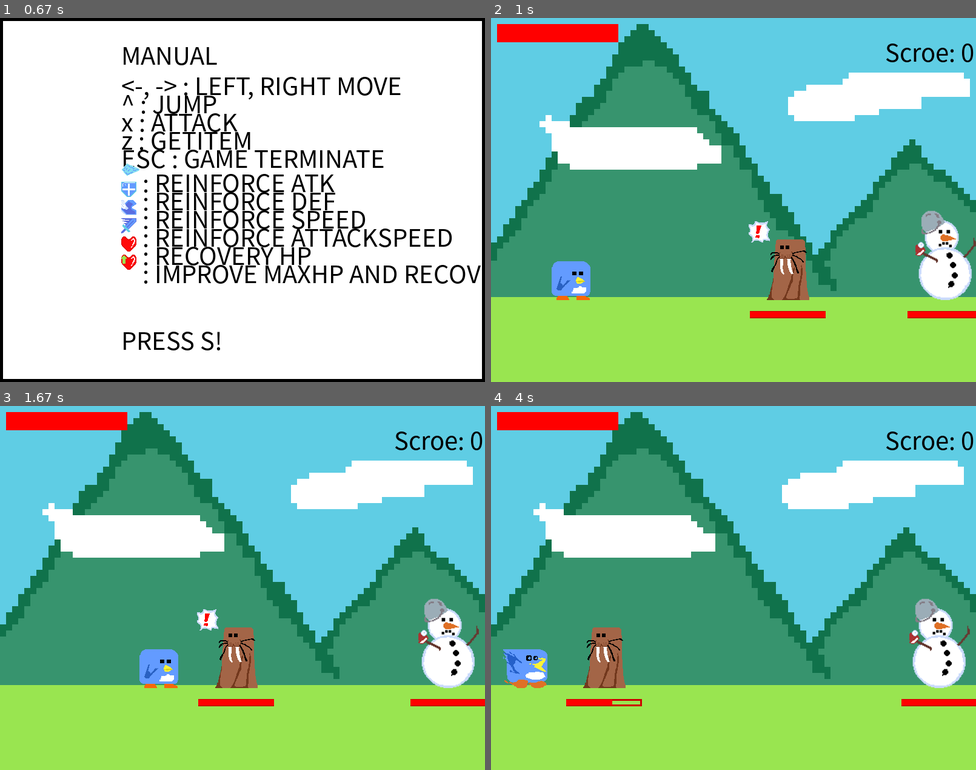
Above: before the commit, frames 1-4 (two rows, left to right).
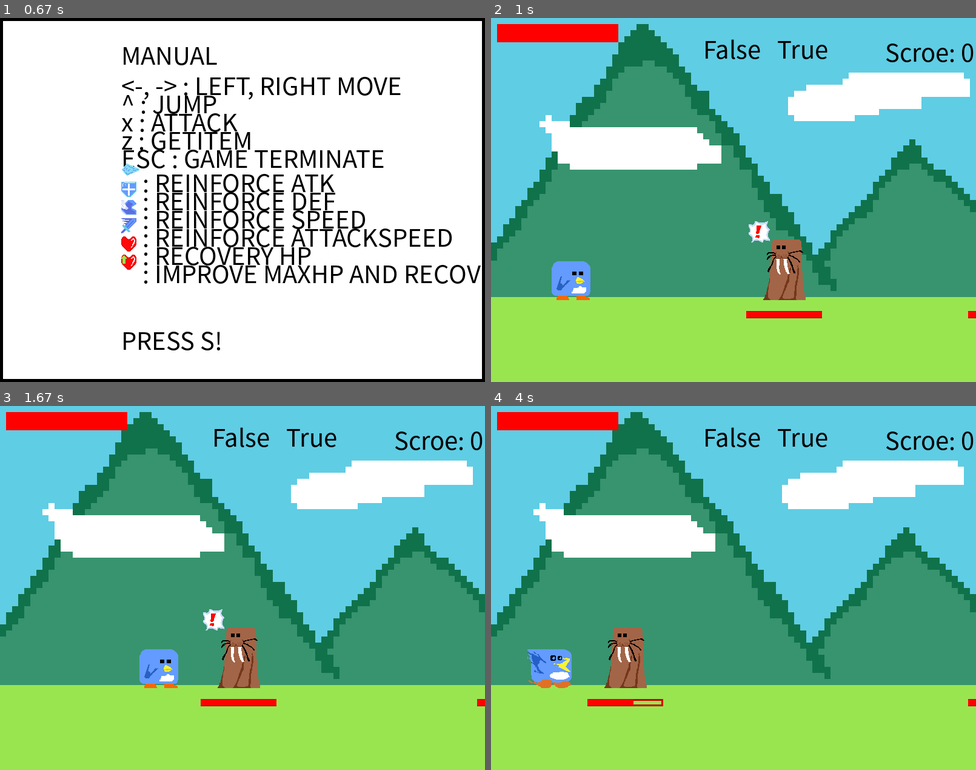
Above: after the commit, the same moments.

Repository: jeojw/pygames
Game: pygame game, started from Adventure/main.py
The game is run twice, just before and just after one commit, with the same random seed, the same clock (stepped at 60 frames per second) and the same inputs.
Inputs:
- Up to frame 1 (0.67 s): tap S at 0.33 s
- Up to frame 2 (1 s): hold S from 0.67 s (still down)
- Up to frame 3 (1.67 s): release S at 1.13 s; hold Right 1.17-1.63 s
- Up to frame 4 (4 s): hold Right 1.67-1.97 s; tap X at 1.73, 2.07, 2.37, 2.57, 2.87, 3.13, 3.43, 3.57, 3.97 s; hold Right 2-2.47 s; hold Left 2.5-3.03 s; hold Left 3.07-3.47 s; hold Left 3.5-3.87 s; hold Right from 3.9 s (still down)

Frame 1 is identical in both runs. In frame 2, 3.3% of the frame differs, in the area x 44-100%, y 5-83%; in frame 3, 3.4%; in frame 4, 5.6%, in the area x 2-99%, y 5-83%.

Commit message:
업데이트 내역 1. 투사체가 중복발사되는 현상은 투사체 리스트를 snowman 내에 편입시킴므로써 해결됨.

Diff:
--- a/Adventure/EnemyObject.py
+++ b/Adventure/EnemyObject.py
@@ -176,13 +176,13 @@
             elif (self.direction == 'right'):
                 self.x_pos += self.SPEED
 
-        if (Stage.XCameraMoveable and (Stage.isXCameraMove or Stage.forceXMove)):
-            if (PlayerDirection == 'left'):
+        if (Stage.XCameraMoveable and Stage.isXCameraMove):
+            if (PlayerDirection == 'left' and Stage.GetPlayer().GetCondition('walk')): ## 차후 수정해야 할 부분
                 self.x_pos += PlayerSpeed
-            elif (PlayerDirection == 'right'):
+            if (PlayerDirection == 'right' or Stage.forceXMove):
                 self.x_pos -= PlayerSpeed
 
-        elif (not Stage.isXCameraMove and (self.x_pos <= self.system.GetXSize() and self.x_pos >= 0)):
+        if (not Stage.isXCameraMove and (self.hitbox.right <= self.system.GetXSize() and self.x_pos >= 0)):
             if (self.hitbox.left <= 0):
                 self.x_pos = 0 #좌표 보정인데.... 오류라서
             if (self.hitbox.right >= self.system.GetXSize()):
@@ -229,7 +229,7 @@
 
         self.cursprite = self.spritelist[self.cur][self.index]
         if (self.direction == 'left'):
-            self.hitbox = self.cursprite.get_rect(bottomright=(self.x_pos + 70, self.y_pos)) #방향전환시 좌표오류를 잡아줌
+            self.hitbox = self.cursprite.get_rect(bottomright=(self.x_pos + self.spritelist[0][0].get_width(), self.y_pos)) #방향전환시 좌표오류를 잡아줌
         else:
             self.hitbox = self.cursprite.get_rect(bottomleft=(self.x_pos, self.y_pos))
 
--- a/Adventure/GameStage.py
+++ b/Adventure/GameStage.py
@@ -82,6 +82,9 @@
                             'PolarBear': [4500, 4500, 180, 60, 3]}
 
     def GetMapSize(self, Type):
+        '''
+        맵 사이즈를 반환해주는 메서드
+        '''
         try:
             if (Type == 'x'):
                 return self.map_x_size
@@ -93,6 +96,9 @@
             print(Type, 'is not size attribute!!!')
 
     def GetMapLimit(self, Type):
+        '''
+        보정 좌표를 반환해주는 메서드
+        '''
         try:
             if (Type == 'left'):
                 return self.MAP_LIMIT_LEFT
@@ -113,6 +119,9 @@
         return self.PLAYER
 
     def GetCameraRange(self, pos):
+        '''
+        카메라 구동 범위를 반환해주는 메서드
+        '''
         try:
             if (pos == 'x'):
                 return self.CAMERAXMARGIN
@@ -136,6 +145,20 @@
                 raise ValueError
         except ValueError:
             print(pos, 'is not Pos!!!')
+
+    def GetStageCondition(self, condition):
+        try:
+            if (condition == 'clear'):
+                return self.ClearStage
+            elif (condition == 'gameover'):
+                return self.GameOver
+            else:
+                raise ValueError
+        except ValueError:
+            print(condition, 'is not Condition variable!!!')
+
+    def GetStageCount(self):
+        return len(self.mapImages)
 
     def GetEnemylist(self):
         return self.Enemylist
@@ -361,9 +384,11 @@
         if (self.CameraPos[0] + self.system.GetXSize() >= self.map_x_size):
             self.CameraPos[0] = self.map_x_size - self.system.GetXSize()
             self.XCameraMoveable = False
+            self.isXCameraMove = False
         elif (PlayerCenterX <= self.CAMERAXMARGIN and self.CameraPos[0] <= 0):
             self.CameraPos[0] = 0
             self.XCameraMoveable = False
+            self.isXCameraMove = False
 
         for enemy in self.Enemylist:
             if (enemy.GetPos('x') <= self.system.GetXSize() - enemy.GetSize('width') and enemy.GetPos('x') >= 0):
@@ -372,14 +397,36 @@
                     self.XCameraMoveable = False
                 elif (all(self.curDeadbool) and (self.CameraPos[0] > 0 and self.CameraPos[0] < self.map_x_size - self.system.GetXSize())):
                     self.XCameraMoveable = True
-                if (PlayerCenterX > self.CAMERAXMARGIN and self.CameraDirection == 'right' and self.XCameraMoveable):
-                    self.forceXMove = True
+                if (self.XCameraMoveable):
+                    if (self.CameraDirection == 'left'):
+                        if (PlayerCenterX - 10 > self.CAMERAXMARGIN):
+                            self.forceXMove = True
+                        else:
+                            self.forceXMove = False
+                    else:
+                        if (PlayerCenterX > self.CAMERAXMARGIN):
+                            self.forceXMove = True
+                        else:
+                            self.forceXMove = False
                 else:
                     self.forceXMove = False
-        if (self.PLAYER.GetCondition('walk')):
-            self.isXCameraMove = True
-        else:
-            self.isXCameraMove = False
+        if (self.XCameraMoveable or self.forceXMove):
+            if (self.CameraDirection == 'left'):
+                if (PlayerCenterX - 10 > self.CAMERAXMARGIN):
+                    self.isXCameraMove = True
+                else:
+                    if (self.PLAYER.GetCondition('walk')):
+                        self.isXCameraMove = True
+                    else:
+                        self.isXCameraMove = False
+            else:
+                if (PlayerCenterX > self.CAMERAXMARGIN):
+                    self.isXCameraMove = True
+                else:
+                    if (self.PLAYER.GetCondition('walk')):
+                        self.isXCameraMove = True
+                    else:
+                        self.isXCameraMove = False
 
         if (not self.XCameraMoveable):
             if (self.CameraPos[0] >= self.map_x_size - self.system.GetXSize()):
@@ -392,7 +439,7 @@
         if (self.PLAYER.GetCondition('onground')):
             self.CameraPos[1] = 0
 
-    def removeProjectile(self):
+    def UpdateProjectile(self):
         '''
         투사체가 맵 밖으로 나갈 때 지우는 메서드
         '''
@@ -402,10 +449,11 @@
             if (projectile.GetPos('x') <= self.MAP_LIMIT_LEFT or projectile.GetPos('x') + projectile.GetSize('width') >= self.MAP_LIMIT_RIGHT):
                 PlayerProjectile.remove(projectile)
 
-        for projectile in self.EnemyProjectileList:
-            if ((projectile.GetPos('x') <= self.MAP_LIMIT_LEFT or projectile.GetPos('x') + projectile.GetSize('width') >= self.MAP_LIMIT_RIGHT) or
-                abs(projectile.GetPos('x') - projectile.GetInitPos('x')) > SNOWBALLRANGE):
-                self.EnemyProjectileList.remove(projectile)
+        for enemy in self.GetEnemylist():
+            for projectile in enemy.GetProjectiles():
+                if ((projectile.GetPos('x') <= self.MAP_LIMIT_LEFT or projectile.GetPos('x') + projectile.GetSize('width') >= self.MAP_LIMIT_RIGHT) or
+                    abs(projectile.GetPos('x') - projectile.GetInitPos('x')) > SNOWBALLRANGE):
+                    enemy.GetProjectiles().remove(projectile)
 
     def UpdateStage(self):
         '''
@@ -413,5 +461,5 @@
         '''
         self.UpdateCamera()
         self.UpdateEnemy()
-        self.removeProjectile()
+        self.UpdateProjectile()
         self.UpdateScore()
--- a/Adventure/LifeObject.py
+++ b/Adventure/LifeObject.py
@@ -279,6 +279,7 @@
         self.isDead = True
         self.KNOCKBACK = 0
         self.isHitbox = False
+        self.attackHitbox = False
         self.isWalk = False
         self.isAttack = False
         self.isGetattack = False
--- a/Adventure/PlayerObject.py
+++ b/Adventure/PlayerObject.py
@@ -35,13 +35,6 @@
 HPRECOVERYICON = pygame.image.load(HPRECOVERY)
 MAXHPUPICON = pygame.image.load(MAXHPUP)
 COINICON = pygame.image.load(COIN)
-
-'''
-기본적인 스텟 함수
-'''
-PlayerStat = [750, 750, 1000, 0, 10]
-
-x_size = 800
 
 class PlayerObject(LifeObject.LifeObject):
     def __init__(self, System, x_pos, y_pos=None):
@@ -63,6 +56,8 @@
         self.itemElapsed = 0 # 아이템 획득 후 경과시간
         self.atkcool = PLAYERATKCOOL
 
+        self.PlayerStat = [750, 750, 1000, 0, 10]
+
         static = [pygame.image.load('Adventure/char_sprite/char_static.png')]
         dead = [pygame.image.load('Adventure/char_sprite/char_dead.png')]
         walk = [pygame.image.load('Adventure/char_sprite/char_walk_' + str(i) + '.png') for i in range(1, 4)]
@@ -80,10 +75,10 @@
         플레이어의 체력을 제외한 모든 스텟 및 시간을 초기화시키는 메서드
         주로 아이템을 중복으로 먹었을 시에 활성화 됨
         '''
-        self.MAXHP = PlayerStat[0]
-        self.ATK = PlayerStat[2]
-        self.DEF = PlayerStat[3]
-        self.SPEED = PlayerStat[4]
+        self.MAXHP = self.PlayerStat[0]
+        self.ATK = self.PlayerStat[2]
+        self.DEF = self.PlayerStat[3]
+        self.SPEED = self.PlayerStat[4]
         self.projectileimage = BASIC
 
         self.duration = DURATION
@@ -231,16 +226,18 @@
         '''
         super().updateCondition()
         for enemy in Stage.GetEnemylist():
-            if (self.isHitbox):
-                if (self.checkcollision(enemy) and enemy.GetCondition('atkhitbox')):
-                    self.getattack(enemy)
-
-        for projectile in Stage.GetEnemyProjectiles():
-            if (len(Stage.GetEnemyProjectiles()) != 0):
+            if (enemy.GetName() == 'Seal'):
                 if (self.isHitbox):
-                    if (self.checkcollision(projectile)):
+                    if (self.checkcollision(enemy) and enemy.GetCondition('atkhitbox')):
                         self.getattack(enemy)
-                        Stage.GetEnemyProjectiles().remove(projectile)
+
+            if (enemy.GetName() == 'SnowMan'):
+                for projectile in enemy.GetProjectiles():
+                    if (len(enemy.GetProjectiles()) != 0):
+                        if (self.isHitbox):
+                            if (self.checkcollision(projectile)):
+                                self.getattack(enemy)
+                                enemy.GetProjectiles().remove(projectile)
 
         if (self.isChangeStat):
             if (self.itemType == ICE):
@@ -273,15 +270,19 @@
         self.hitbox.x = self.x_pos
         self.hitbox.bottom = self.y_pos
 
-        if (Stage.GetCameraView('x') <= Stage.map_x_size - x_size or Stage.GetCameraView('x') >= 0): ## check
+        if (Stage.GetCameraView('x') <= Stage.map_x_size - self.system.GetXSize() or Stage.GetCameraView('x') >= 0): ## check
             if (self.hitbox.centerx > Stage.GetCameraRange('x') and self.direction == 'right'):
-                if (Stage.XCameraMoveable):
+                if (Stage.XCameraMoveable and not Stage.forceXMove):
                     Stage.CameraXMovement(self.SPEED)
                     self.x_pos -= self.SPEED
-            elif (self.hitbox.centerx <= Stage.GetCameraRange('x') and Stage.GetCameraView('x') > 0 and self.direction == 'left'): ## check
+            if (self.hitbox.centerx <= Stage.GetCameraRange('x') and Stage.GetCameraView('x') > 0 and self.direction == 'left'): ## check
                 if (Stage.XCameraMoveable):
                     Stage.CameraXMovement(-self.SPEED)
                     self.x_pos += self.SPEED
+
+            if (Stage.forceXMove):
+                Stage.CameraXMovement(self.SPEED)
+                self.x_pos -= self.SPEED
 
         if (Stage.XCameraMoveable is False):
             if (self.hitbox.left <= Stage.GetMapLimit('left')):
--- a/Adventure/Seal.py
+++ b/Adventure/Seal.py
@@ -25,10 +25,6 @@
     def attack(self, Stage):
         super().attack()
 
-        if (self.Attackable):
-            self.coolStart = pygame.time.get_ticks()
-            self.Attackable = False
-
     def updateCooldown(self):
         '''
         공격 쿨타임을 업데이트 시켜주는 함수
@@ -39,7 +35,29 @@
         if (self.coolElapsed >= self.atkcool):
             self.coolElapsed = 0
             self.coolStart = 0
-            self.Attackable= True
+
+    def updateCondition(self):
+        '''
+        오브젝트의 컨디션을 업데이트 시켜주는 함수
+        불값을 기반으로 업데이트 시켜줌
+        '''
+        if (self.HP <= 0):
+            self.dead()
+
+        if (self.isWalk):
+            self.Condition = 'walk'
+        elif (self.isAttack):
+            self.Condition = 'attack'
+        elif (self.isGetattack):
+            self.Condition = 'getattack'
+        elif (self.isDead):
+            self.Condition = 'dead'
+        elif (self.isWalk is False and self.isAttack is False and
+              self.isGetattack is False and self.isDead is False):
+            self.Condition = 'static'
+
+        if (not self.Attackable):
+            self.updateCooldown()
 
     def AI(self, Stage):
         '''
--- a/Adventure/SnowMan.py
+++ b/Adventure/SnowMan.py
@@ -32,9 +32,9 @@
             self.coolStart = pygame.time.get_ticks() # 여기에서 쿨다운 시전
             self.isThrow = True
             if (self.direction == 'left'):
-                Stage.appendProjectile(Projectile.Projectile(self.projectileimage, self.hitbox.left, Stage.GetMapLimit('onground') - 50, self.ATK, 'left'))
+                self.projectilelist.append(Projectile.Projectile(self.projectileimage, self.hitbox.left, Stage.GetMapLimit('onground') - 50, self.ATK, 'left'))
             else:
-                Stage.appendProjectile(Projectile.Projectile(self.projectileimage, self.hitbox.right, Stage.GetMapLimit('onground') - 50, self.ATK, 'right'))
+                self.projectilelist.append(Projectile.Projectile(self.projectileimage, self.hitbox.right, Stage.GetMapLimit('onground') - 50, self.ATK, 'right'))
 
     def updateCooldown(self):
         '''
--- a/Adventure/main.py
+++ b/Adventure/main.py
@@ -57,8 +57,8 @@
 
         for enemy in Stage.GetEnemylist():
             if (len(Stage.GetEnemylist()) != 0):
-                if (len(Stage.GetEnemyProjectiles()) != 0):
-                    for projectile in Stage.GetEnemyProjectiles():
+                if (len(enemy.GetProjectiles()) != 0):
+                    for projectile in enemy.GetProjectiles():
                         projectile.updatePos(Stage)
                         projectile.draw(System)
                 enemy.update(dt * 15, Stage)
@@ -73,11 +73,12 @@
             Stage.GameOver = True
             return False
 
-        if (Stage.ClearStage):
+        if (Stage.GetStageCondition('clear')):
             Stage.ClearScreen()
             return False
 
-        #System.write(System.GetSmallFont(), str(Stage.GetEnemylist()[0].coolStart) + '   ' + str(Stage.GetEnemylist()[1].coolStart), System.GetColor('black'), 350, 20)
+        System.write(System.GetSmallFont(), str(Stage.GetPlayer().isGetattack) + '   ' +
+                     str(Stage.GetEnemylist()[1].Attackable), System.GetColor('black'), 350, 20)
         pygame.display.update()
         System.GetClock().tick(System.GetFPS())
 
@@ -97,8 +98,8 @@
             Stage.GameGuide()
         while True:
             rungame(System, Stage)
-            if (Stage.ClearStage):
-                if (level == len(Stage.mapImages)):
+            if (Stage.GetStageCondition('clear')): ## change
+                if (level == Stage.GetStageCount()): ## change
                     Stage.ResultScreen()
                     level = 1
                     break
@@ -106,7 +107,7 @@
                 score += Stage.GetScore()
                 Stage.ResetStage()
                 break
-            if (Stage.GameOver):
+            if (Stage.GetStageCondition('gameover')):
                 Stage.GameoverScreen()
 
 
Empty file added: NewGame/Camera.py
